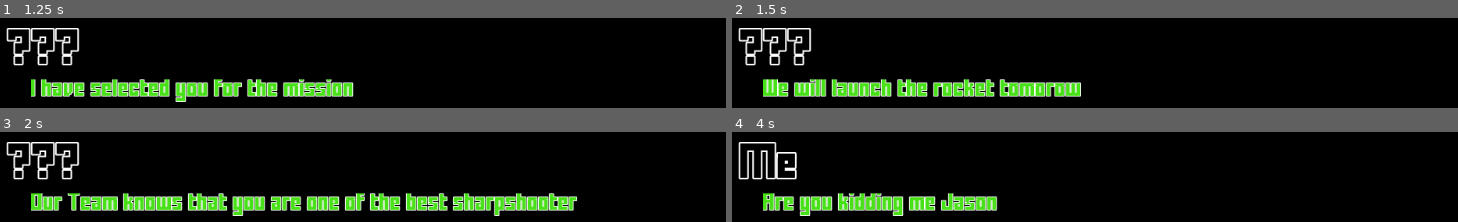
Above: before the commit, frames 1-4 (two rows, left to right).
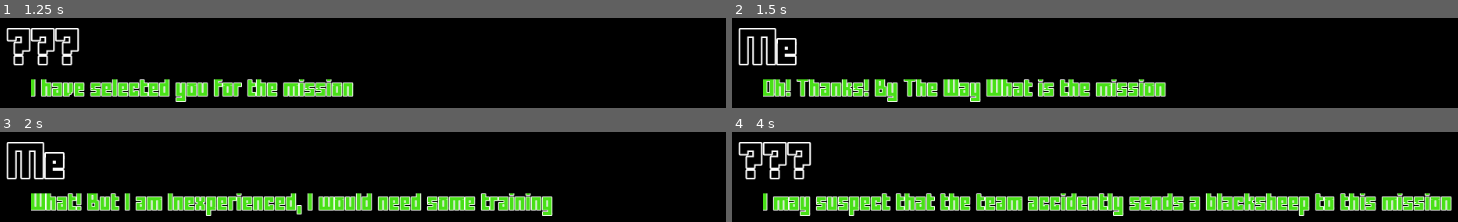
Above: after the commit, the same moments.

Repository: harshetmaruff/Avoid-It-Destroy
Game: Godot game, scene res://mainmenu.tscn
The game is run twice, just before and just after one commit, with the same random seed, the same clock (stepped at 60 frames per second) and the same inputs.
Inputs (mouse positions are in pixels of both pictures, inside the frame that each line leads up to):
- Up to frame 1 (1.25 s): click (outside the picture) at 0.5 s
- Up to frame 2 (1.5 s): tap Enter at 1.25 s; tap Space (ui_accept) at 1.35 s
- Up to frame 3 (2 s): tap Space (ui_accept) at 1.52, 1.82 s
- Up to frame 4 (4 s): tap Space (ui_accept) at 2.1, 2.27, 2.57, 2.85, 3.5, 3.6, 3.77 s

Frame 1 is identical in both runs. In frame 2, 10% of the frame differs, in the area x 0-60%, y 11-94%; in frame 3, 12%; in frame 4, 16%, in the area x 0-100%, y 11-94%.

Commit message:
generaration by godot

Diff:
--- a/project.godot
+++ b/project.godot
@@ -20,6 +20,15 @@
 run/main_scene="res://mainmenu.tscn"
 config/icon="res://Images/Logo/Avoid-It-Destroy.-Logo.png"
 
+[input]
+
+ui_accept={
+"deadzone": 0.5,
+"events": [ Object(InputEventKey,"resource_local_to_scene":false,"resource_name":"","device":0,"alt":false,"shift":false,"control":false,"meta":false,"command":false,"pressed":false,"scancode":32,"unicode":0,"echo":false,"script":null)
+, Object(InputEventJoypadButton,"resource_local_to_scene":false,"resource_name":"","device":0,"button_index":0,"pressure":0.0,"pressed":false,"script":null)
+ ]
+}
+
 [rendering]
 
 quality/driver/driver_name="GLES2"
